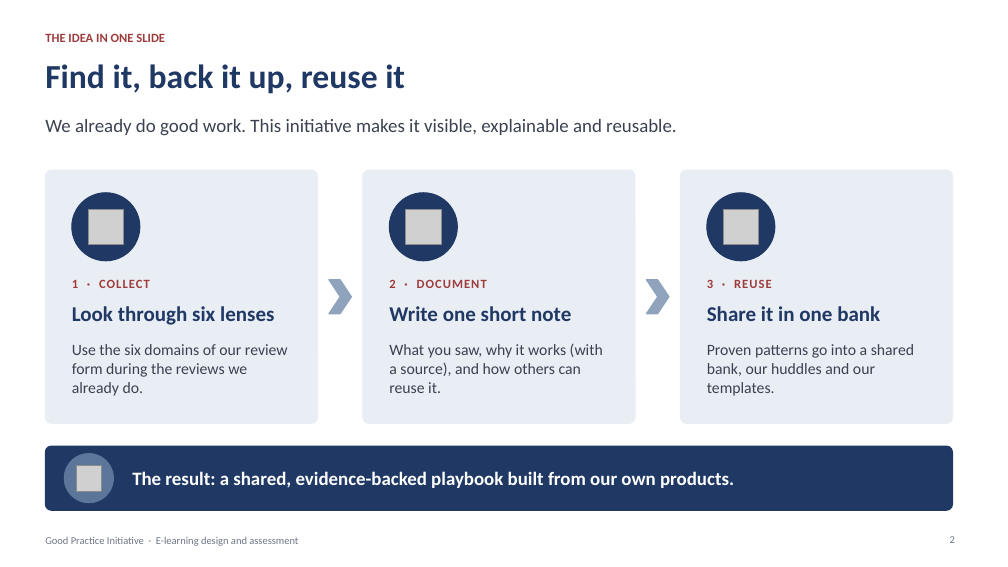
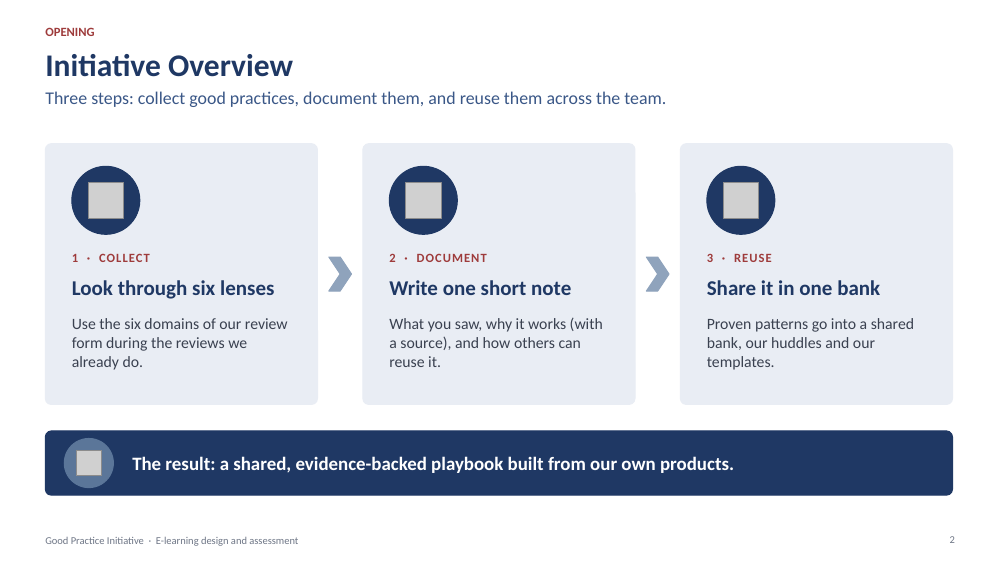
Before and after one commit to hpf118/Tina, a slide deck: slide 2 of good-practice-deck/Good-Practice-Initiative-Team-Briefing.pptx. Drawn at 1008x567 pixels with LibreOffice and Linux fonts; fonts in the diff are those of the drawing; grey boxes stand for pictures. Boxes give left, top, right and bottom in pixels: in the first picture for what was removed or moved away, otherwise in the second. Text is boxed around its words. In the diff, an @@ line names an element or a change of style, - is before the commit and + after.

```diff
--- a/good-practice-deck/Good-Practice-Initiative-Team-Briefing.pptx
+++ b/good-practice-deck/Good-Practice-Initiative-Team-Briefing.pptx
@@ text at (x1=45, y1=27, x2=94, y2=36): text changed @@
-THE IDEA IN ONE SLIDE
+OPENING
@@ title at (x1=45, y1=54, x2=293, y2=77): text changed; size 32 to 30 pt @@
-Find it, back it up, reuse it
+Initiative Overview
@@ text at (x1=45, y1=91, x2=666, y2=107): text changed; size 18 to 17 pt; text colour #3A4150 to #3A5787 @@
-We already do good work. This initiative makes it visible, explainable and reusable.
+Three steps: collect good practices, document them, and reuse them across the team.
@@ rounded rectangle resized from (x1=45, y1=170, x2=318, y2=423) to (x1=45, y1=144, x2=318, y2=405) @@
@@ rounded rectangle resized from (x1=363, y1=170, x2=635, y2=423) to (x1=363, y1=144, x2=635, y2=405) @@
@@ proportions changed in 3 elements at (x1=45, y1=144, x2=318, y2=405), (x1=363, y1=144, x2=635, y2=405), (x1=681, y1=144, x2=953, y2=405) @@
@@ rounded rectangle resized from (x1=681, y1=170, x2=953, y2=423) to (x1=681, y1=144, x2=953, y2=405) @@
@@ 9 texts, 3 pictures, 3 ellipses, 2 chevrons moved together from (x1=72, y1=193, x2=914, y2=396) to (x1=72, y1=166, x2=914, y2=370) @@
@@ 1 picture, 1 text, 1 rounded rectangle, 1 ellipse moved together from (x1=45, y1=446, x2=953, y2=510) to (x1=45, y1=431, x2=953, y2=495) @@
```
Also in this commit, not shown: 26 other slides changed, 2 other files.
